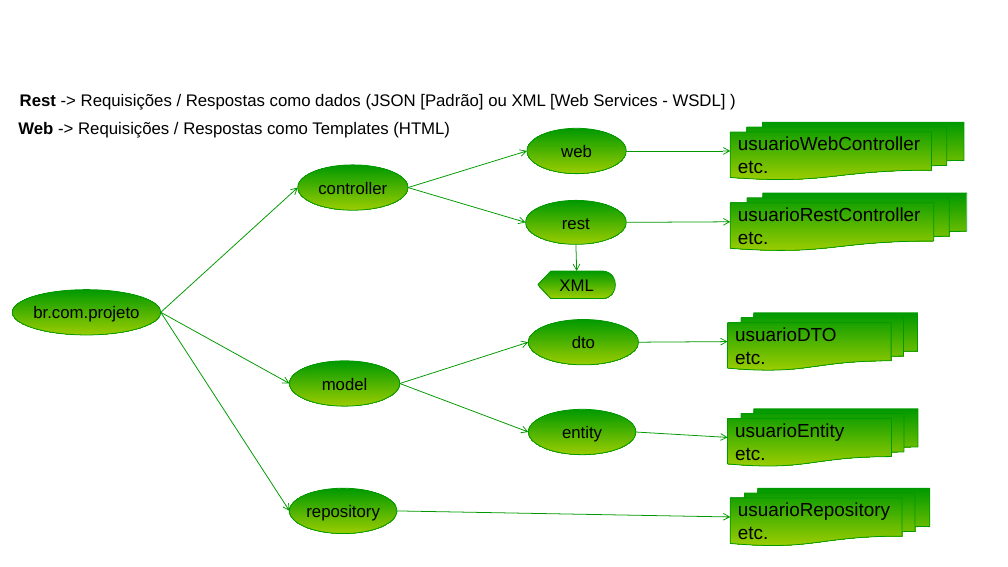
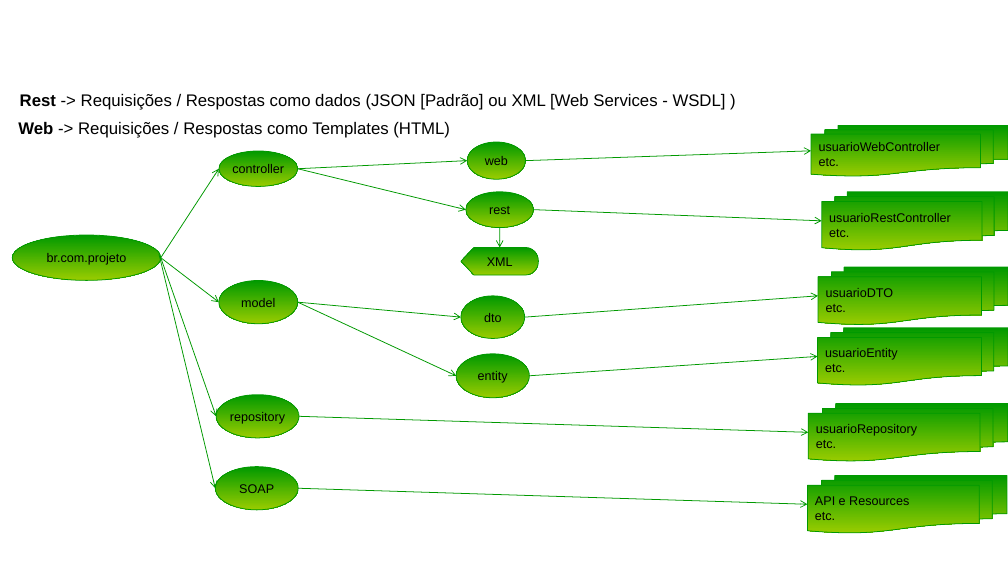
Before and after one commit to michelmontenegro/projeto, a slide deck: slide 6 of src/main/resources/static/ArquiteturaProjeto/ArquiteturaModeloProjetoSpringBoot.pptx (slide 5 before the commit). Drawn at 1008x567 pixels with LibreOffice and Linux fonts; fonts in the diff are those of the drawing; background and template pictures are left out. Boxes give left, top, right and bottom in pixels: in the first picture for what was removed or moved away, otherwise in the second. Text is boxed around its words. In the diff, an @@ line names an element or a change of style, - is before the commit and + after.

```diff
--- a/src/main/resources/static/ArquiteturaProjeto/ArquiteturaModeloProjetoSpringBoot.pptx
+++ b/src/main/resources/static/ArquiteturaProjeto/ArquiteturaModeloProjetoSpringBoot.pptx
@@ ellipse "web": place and size @@
-ellipse "web" at <box>527,129,626,174</box>
+ellipse "web" at <box>467,142,526,179</box>
@@ flow chart multidocument "usuarioWebController": place and size @@
-flow chart multidocument "usuarioWebController" at <box>730,123,964,180</box>
+flow chart multidocument "usuarioWebController" at <box>811,126,1008,176</box>
@@ arrow moved from (161, 312) - (298, 188) to (161, 258) - (219, 169) @@
@@ ellipse "controller": place and size @@
-ellipse "controller" at <box>298,165,408,210</box>
+ellipse "controller" at <box>219,151,298,187</box>
@@ arrow moved from (408, 188) - (526, 222) to (298, 169) - (466, 209) @@
@@ arrow moved from (408, 188) - (527, 151) to (298, 169) - (467, 160) @@
@@ arrow moved from (626, 151) - (730, 151) to (526, 160) - (811, 151) @@
@@ ellipse "rest": place and size @@
-ellipse "rest" at <box>526,200,626,244</box>
+ellipse "rest" at <box>466,192,534,228</box>
@@ arrow moved from (626, 222) - (730, 222) to (534, 209) - (822, 221) @@
@@ flow chart multidocument "usuarioRestController": place and size @@
-flow chart multidocument "usuarioRestController" at <box>730,193,967,250</box>
+flow chart multidocument "usuarioRestController" at <box>822,192,1008,250</box>
@@ ellipse "br.com.projeto": place and size @@
-ellipse "br.com.projeto" at <box>12,290,160,335</box>
+ellipse "br.com.projeto" at <box>12,235,160,281</box>
@@ arrow moved from (576, 244) - (577, 271) to (500, 228) - (500, 247) @@
@@ arrow added from (159, 254) to (216, 488), #009900 0.75 pt @@
@@ arrow moved from (161, 312) - (290, 511) to (161, 258) - (216, 417) @@
@@ arrow moved from (161, 312) - (290, 383) to (161, 258) - (219, 302) @@
@@ flow chart display "XML": place and size @@
-flow chart display "XML" at <box>538,271,616,299</box>
+flow chart display "XML" at <box>461,247,539,274</box>
@@ flow chart multidocument "usuarioDTO": place and size @@
-flow chart multidocument "usuarioDTO" at <box>727,313,917,371</box>
+flow chart multidocument "usuarioDTO" at <box>818,267,1008,324</box>
@@ ellipse "model": place and size @@
-ellipse "model" at <box>290,361,400,406</box>
+ellipse "model" at <box>219,281,298,324</box>
@@ ellipse "dto": place and size @@
-ellipse "dto" at <box>529,320,639,365</box>
+ellipse "dto" at <box>461,296,525,338</box>
@@ arrow moved from (639, 343) - (727, 342) to (525, 318) - (818, 296) @@
@@ arrow moved from (400, 383) - (529, 343) to (298, 302) - (461, 318) @@
@@ arrow moved from (400, 383) - (529, 432) to (298, 302) - (456, 376) @@
@@ size 18 to 12 pt in 5 elements at <box>811,126,1008,176</box>, <box>822,192,1008,250</box>, <box>818,267,1008,324</box>, <box>808,404,1008,461</box>, <box>817,327,1008,385</box> @@
@@ flow chart multidocument "usuarioEntity": place and size @@
-flow chart multidocument "usuarioEntity" at <box>727,409,918,467</box>
+flow chart multidocument "usuarioEntity" at <box>817,327,1008,385</box>
@@ ellipse "entity": place and size @@
-ellipse "entity" at <box>529,409,636,454</box>
+ellipse "entity" at <box>456,354,529,398</box>
@@ arrow moved from (636, 432) - (727, 438) to (529, 376) - (817, 356) @@
@@ size 16 to 12 pt in 9 elements at <box>12,235,160,281</box>, <box>461,247,539,274</box>, <box>466,192,534,228</box>, <box>467,142,526,179</box>, <box>219,151,298,187</box>, <box>461,296,525,338</box>, <box>456,354,529,398</box>, <box>219,281,298,324</box>, <box>216,395,299,438</box> @@
@@ ellipse "repository": place and size @@
-ellipse "repository" at <box>290,488,397,534</box>
+ellipse "repository" at <box>216,395,299,438</box>
@@ arrow moved from (397, 511) - (730, 517) to (299, 417) - (808, 433) @@
@@ flow chart multidocument "usuarioRepository": place and size @@
-flow chart multidocument "usuarioRepository" at <box>730,488,930,546</box>
+flow chart multidocument "usuarioRepository" at <box>808,404,1008,461</box>
@@ ellipse added at <box>216,467,299,510</box>, fill gradient #009900 to #99CC00, outline #009900 0.75 pt, 12 pt, text #000000 @@
+SOAP
@@ flow chart multidocument added at <box>808,476,1007,533</box>, fill gradient #009900 to #99CC00, outline #009900 0.75 pt, 12 pt, text #000000 @@
+API e Resources
+etc.
@@ arrow added from (298, 488) to (808, 504), #009900 0.75 pt @@
```
Also in this commit, not shown: 2 other slides changed, 1 slide added, 1 other file.
